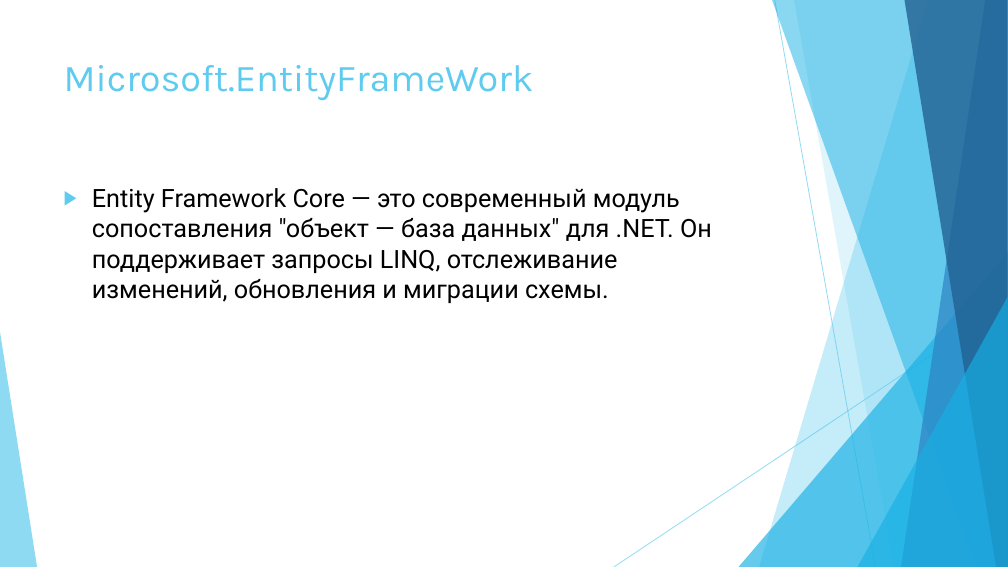
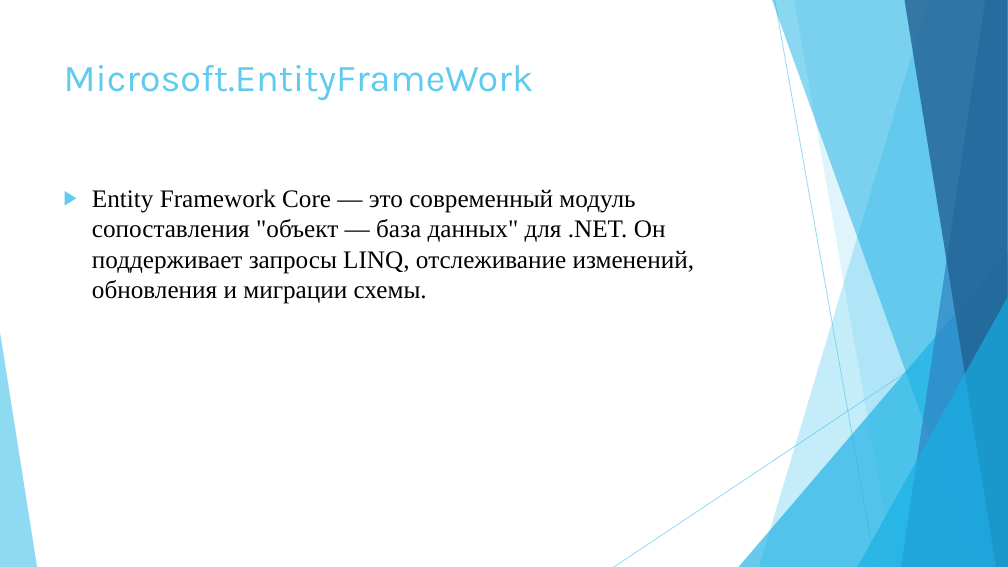
Before and after one commit to EssenceRus/FinalVopros, a slide deck: slide 6 of Аспект.pptx. Drawn at 1008x567 pixels with LibreOffice and Linux fonts; fonts in the diff are those of the drawing. Boxes give left, top, right and bottom in pixels: in the first picture for what was removed or moved away, otherwise in the second. Text is boxed around its words. In the diff, an @@ line names an element or a change of style, - is before the commit and + after.

```diff
--- a/Аспект.pptx
+++ b/Аспект.pptx
@@ text "Entity Framework Core — это ..." at [92,189,695,304]: font Roboto to Times New Roman @@
```
Also in this commit, not shown: 1 other slide changed.
